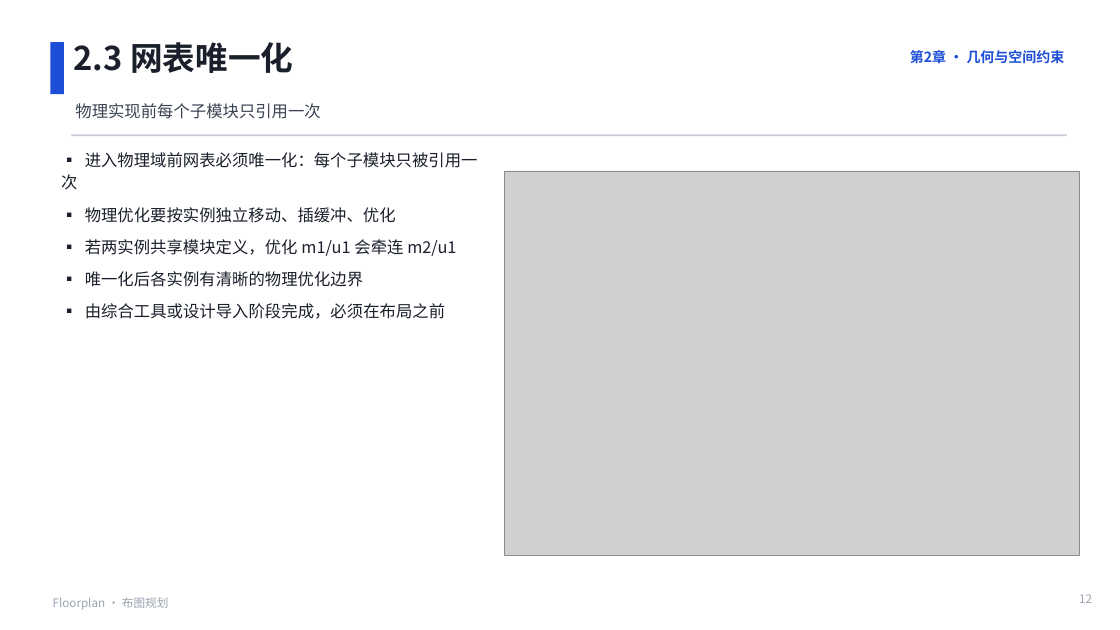
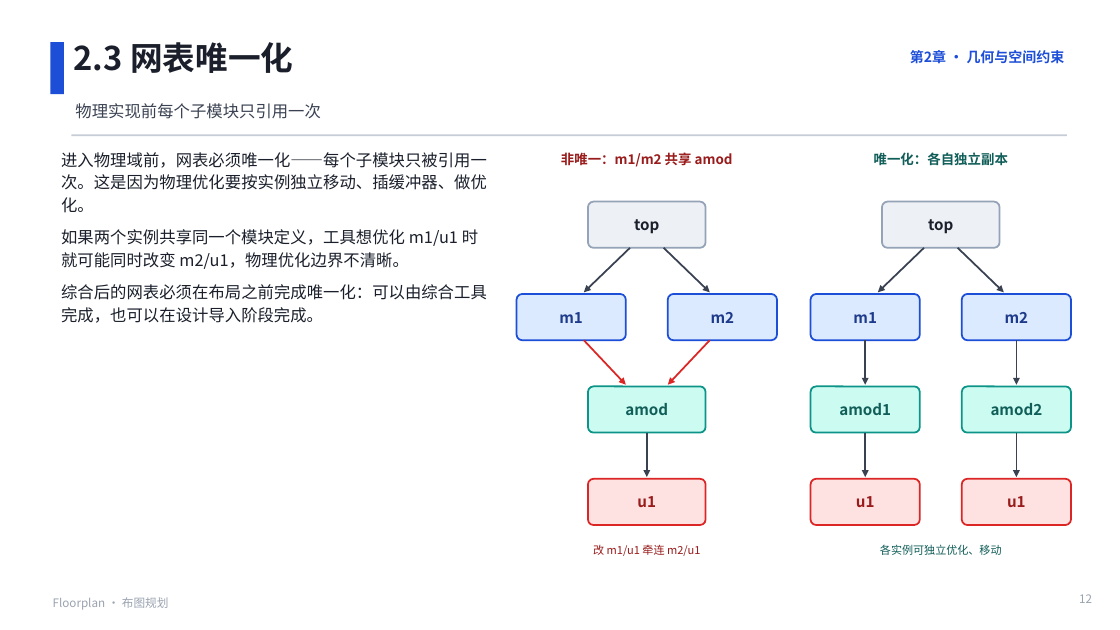
Before and after one commit to JinChengZ18/IC_Learning_Material, a slide deck: slide 12 of IC_Backend_Notes/slides/05_Floorplan - 副本.pptx. Drawn at 1120x630 pixels with LibreOffice and Linux fonts; fonts in the diff are those of the drawing; grey boxes stand for pictures. Boxes give left, top, right and bottom in pixels: in the first picture for what was removed or moved away, otherwise in the second. Text is boxed around its words. In the diff, an @@ line names an element or a change of style, - is before the commit and + after.

```diff
--- a/IC_Backend_Notes/slides/05_Floorplan - 副本.pptx
+++ b/IC_Backend_Notes/slides/05_Floorplan - 副本.pptx
@@ text at (61,152,487,323): text changed @@
-▪ 进入物理域前网表必须唯一化：每个子模块只被引用一次
-▪ 物理优化要按实例独立移动、插缓冲、优化
-▪ 若两实例共享模块定义，优化 m1/u1 会牵连 m2/u1
-▪ 唯一化后各实例有清晰的物理优化边界
-▪ 由综合工具或设计导入阶段完成，必须在布局之前
+进入物理域前，网表必须唯一化——每个子模块只被引用一次。这是因为物理优化要按实例独立移动、插缓冲器、做优化。
+如果两个实例共享同一个模块定义，工具想优化 m1/u1 时就可能同时改变 m2/u1，物理优化边界不清晰。
+综合后的网表必须在布局之前完成唯一化：可以由综合工具完成，也可以在设计导入阶段完成。
@@ picture removed at (504,171,1080,556) @@
@@ text added at (561,152,733,167), 11.5 pt, text #991B1B, bold @@
+非唯一：m1/m2 共享 amod
@@ text added at (874,152,1008,166), 11.5 pt, text #115E59, bold @@
+唯一化：各自独立副本
@@ rounded rectangle added at (588,202,706,248), fill #EDF0F4, outline #94A3B8 1.5 pt, 13 pt, text #1A1F2B, bold @@
+top
@@ rounded rectangle added at (882,202,1000,248), fill #EDF0F4, outline #94A3B8 1.5 pt, 13 pt, text #1A1F2B, bold @@
+top
@@ arrow added from (630, 248) to (584, 292), #3A4252 1.5 pt @@
@@ arrow added from (664, 248) to (710, 292), #3A4252 1.5 pt @@
@@ arrow added from (924, 248) to (878, 292), #3A4252 1.5 pt @@
@@ arrow added from (958, 248) to (1004, 292), #3A4252 1.5 pt @@
@@ rounded rectangle added at (517,294,626,340), fill #DBEAFE, outline #1D4ED8 1.5 pt, 13 pt, text #1E3A8A, bold @@
+m1
@@ rounded rectangle added at (668,294,777,340), fill #DBEAFE, outline #1D4ED8 1.5 pt, 13 pt, text #1E3A8A, bold @@
+m2
@@ rounded rectangle added at (811,294,920,340), fill #DBEAFE, outline #1D4ED8 1.5 pt, 13 pt, text #1E3A8A, bold @@
+m1
@@ rounded rectangle added at (962,294,1071,340), fill #DBEAFE, outline #1D4ED8 1.5 pt, 13 pt, text #1E3A8A, bold @@
+m2
@@ arrow added from (584, 340) to (626, 385), #DC2626 1.5 pt @@
@@ arrow added from (710, 340) to (668, 385), #DC2626 1.5 pt @@
@@ arrow added from (865, 340) to (865, 385), #3A4252 1.5 pt @@
@@ arrow added from (1017, 340) to (1017, 385), #3A4252 1.5 pt @@
@@ rounded rectangle added at (588,386,706,433), fill #CCFBF1, outline #0D9488 1.5 pt, 13 pt, text #115E59, bold @@
+amod
@@ rounded rectangle added at (811,386,920,433), fill #CCFBF1, outline #0D9488 1.5 pt, 13 pt, text #115E59, bold @@
+amod1
@@ rounded rectangle added at (962,386,1071,433), fill #CCFBF1, outline #0D9488 1.5 pt, 13 pt, text #115E59, bold @@
+amod2
@@ arrow added from (647, 433) to (647, 477), #3A4252 1.5 pt @@
@@ arrow added from (865, 433) to (865, 477), #3A4252 1.5 pt @@
@@ arrow added from (1017, 433) to (1017, 477), #3A4252 1.5 pt @@
@@ rounded rectangle added at (588,479,706,525), fill #FEE2E2, outline #DC2626 1.5 pt, 13 pt, text #991B1B, bold @@
+u1
@@ rounded rectangle added at (811,479,920,525), fill #FEE2E2, outline #DC2626 1.5 pt, 13 pt, text #991B1B, bold @@
+u1
@@ rounded rectangle added at (962,479,1071,525), fill #FEE2E2, outline #DC2626 1.5 pt, 13 pt, text #991B1B, bold @@
+u1
@@ text added at (593,545,700,556), 9.5 pt, text #991B1B @@
+改 m1/u1 牵连 m2/u1
@@ text added at (880,544,1002,555), 9.5 pt, text #115E59 @@
+各实例可独立优化、移动
```
Also in this commit, not shown: 8 other slides changed, 1 other file.
